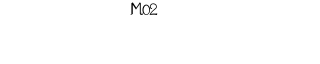
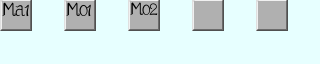
Comparing the layer stacks of the two w=320, h=64 images. Changes:
added layer "Mo1" above "Ma1" over [66,2,91,17]
added layer "Ma1" above "背景" over [2,2,29,17]
added layer "背景" over [0,0,320,64]
